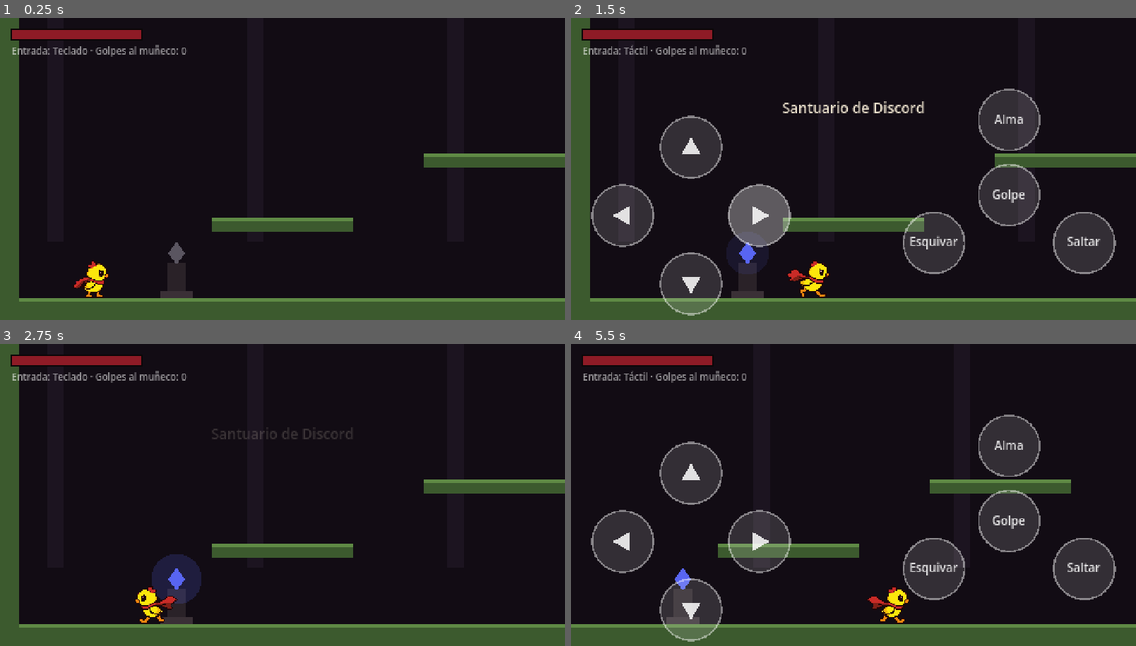
Above: before the commit, frames 1-4 (two rows, left to right).
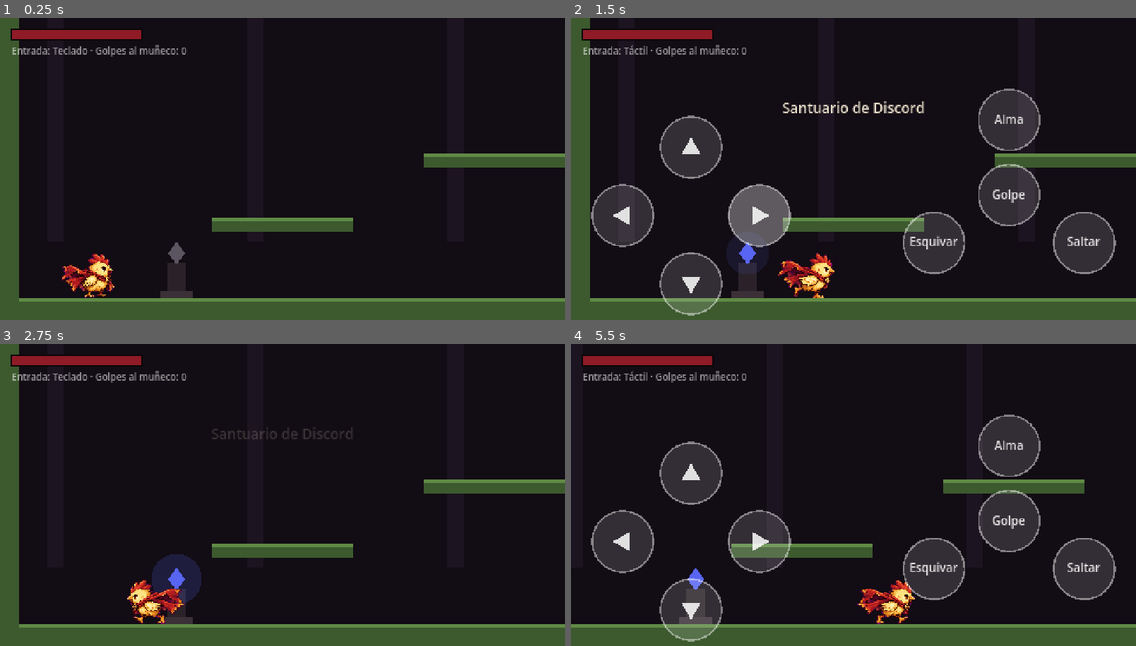
Above: after the commit, the same moments.

Repository: PolloFreddyS/eclipse_of_the_tilted
Game: Godot game, scene res://scenes/main.tscn
Two runs of this game, one before a commit and one after it. Both use one fixed random seed, a clock stepped at 60 frames per second and the inputs below.
Inputs (mouse positions are in pixels of both pictures, inside the frame that each line leads up to):
- Up to frame 1 (0.25 s): no input
- Up to frame 2 (1.5 s): tap Enter at 0.5 s; move the mouse to (977, 159) at 0.52 s; hold D (move_right) 0.53-1.25 s; tap J (attack) at 0.6 s; click (977, 159) at 0.67 s; tap Space (jump) at 0.77 s; drag from (740, 193) to (746, 274) at 1.27 s
- Up to frame 3 (2.75 s): move the mouse to (339, 431) at 2.02 s; hold A (move_left) from 2.03 s (still down); tap U (soul) at 2.1 s
- Up to frame 4 (5.5 s): release A (move_left) at 2.75 s; drag from (825, 567) to (684, 455) at 2.77 s; move the mouse to (1023, 549) at 3.52 s; hold D (move_right) 3.53-4.25 s; tap K at 3.6 s; tap Space (jump) at 3.77 s; drag from (684, 455) to (746, 600) at 4.27 s; move the mouse to (881, 504) at 5.02 s; hold D (move_right) from 5.03 s (still down); tap L at 5.1 s; click (881, 504) at 5.17 s

The runs differ from the first frame. In frame 1, 0.7% of the frame differs, in the area x 10-21%, y 77-93%; in frame 2, 0.8%; in frame 3, 0.8%; in frame 4, 1.6%, in the area x 16-91%, y 44-93%.

Commit message:
Pollito detallado (estilo de King Chiki), un poco más grande para que se lea
- Nueva hoja de 24 cuadros en lienzos de 64x64 (~40 px de alto).
- sheet_to_frames.py divide bloques que juntan varios cuadros (efectos de
  golpe que tocan al vecino) según el ancho típico de un cuadro.
- Caja de choque y alcance del ataque ajustados al nuevo tamaño.

Co-Authored-By: Claude Opus 5.5 <noreply@anthropic.com>
Claude-Session: https://claude.ai/code/session_01WQsJFqYbZpAUH5QgXnu6Dm

Diff:
--- a/game/assets/pollito/pollito.json
+++ b/game/assets/pollito/pollito.json
@@ -1,5 +1,5 @@
 {
-  "frame": 48,
+  "frame": 64,
   "animations": {
     "idle": {
       "row": 0,
--- a/game/scripts/player.gd
+++ b/game/scripts/player.gd
@@ -18,7 +18,7 @@
 const DODGE_TIME := 0.18
 const DODGE_COOLDOWN := 0.35
 const ATTACK_TIME := 0.22
-const ATTACK_REACH := Vector2(26, 22)
+const ATTACK_REACH := Vector2(30, 26)
 
 const MAX_HP := 100
 const HURT_TIME := 0.3         # sin control después de un golpe
@@ -28,7 +28,7 @@
 
 ## Hoja del Pollito (assets/pollito/pollito.png): nombre -> [fila, cuadros, cuadros por segundo, se repite]
 const SHEET := preload("res://assets/pollito/pollito.png")
-const FRAME := 48
+const FRAME := 64
 const ANIMATIONS := {
 	"idle": [0, 4, 6.0, true],
 	"run": [1, 6, 12.0, true],
@@ -72,15 +72,15 @@
 
 	var shape := CollisionShape2D.new()
 	var rect := RectangleShape2D.new()
-	rect.size = Vector2(16, 26)
+	rect.size = Vector2(18, 32)
 	shape.shape = rect
-	shape.position = Vector2(0, -13)
+	shape.position = Vector2(0, -16)
 	add_child(shape)
 
 	# Los pies quedan en el origen del cuerpo; el cuerpo del pollito está algo a la derecha del centro del cuadro.
 	_sprite = AnimatedSprite2D.new()
 	_sprite.sprite_frames = SheetFrames.build(SHEET, FRAME, ANIMATIONS)
-	_sprite.offset = Vector2(-2, -FRAME / 2.0 + 1.0)
+	_sprite.offset = Vector2(-3, -FRAME / 2.0 + 1.0)
 	_sprite.play("idle")
 	add_child(_sprite)
 
@@ -236,7 +236,7 @@
 	shape.size = ATTACK_REACH
 	var query := PhysicsShapeQueryParameters2D.new()
 	query.shape = shape
-	query.transform = Transform2D(0.0, global_position + Vector2(facing * 20, -12))
+	query.transform = Transform2D(0.0, global_position + Vector2(facing * 22, -15))
 	query.collision_mask = LAYER_ENEMY
 	for hit in get_world_2d().direct_space_state.intersect_shape(query):
 		var target: Object = hit["collider"]
Binary file changed: game/assets/pollito/pollito.png
Not shown, added: brand/pollito/hoja-detallada.webp
Not shown, changed: scripts/art/sheet_to_frames.py
